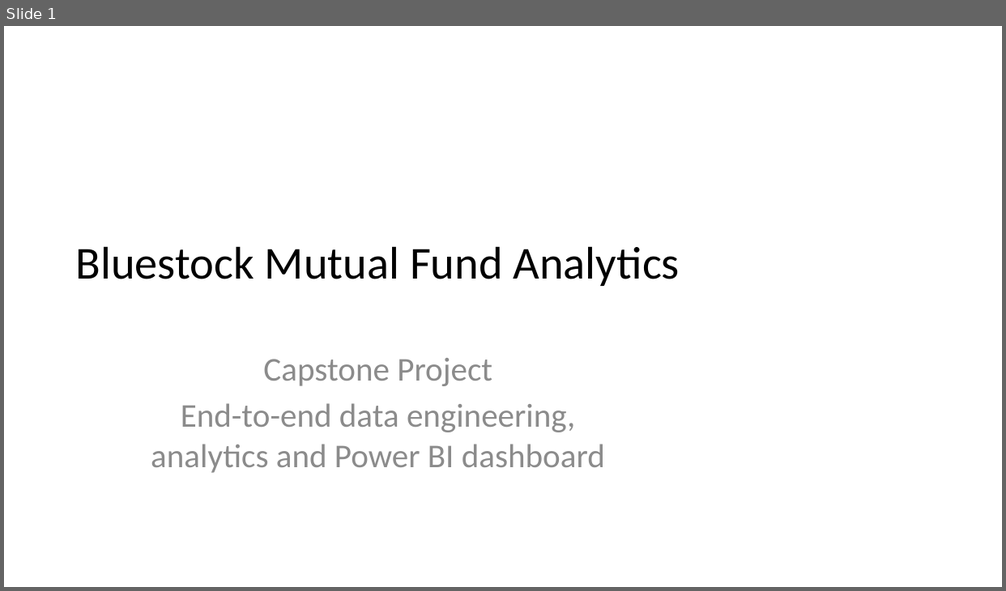
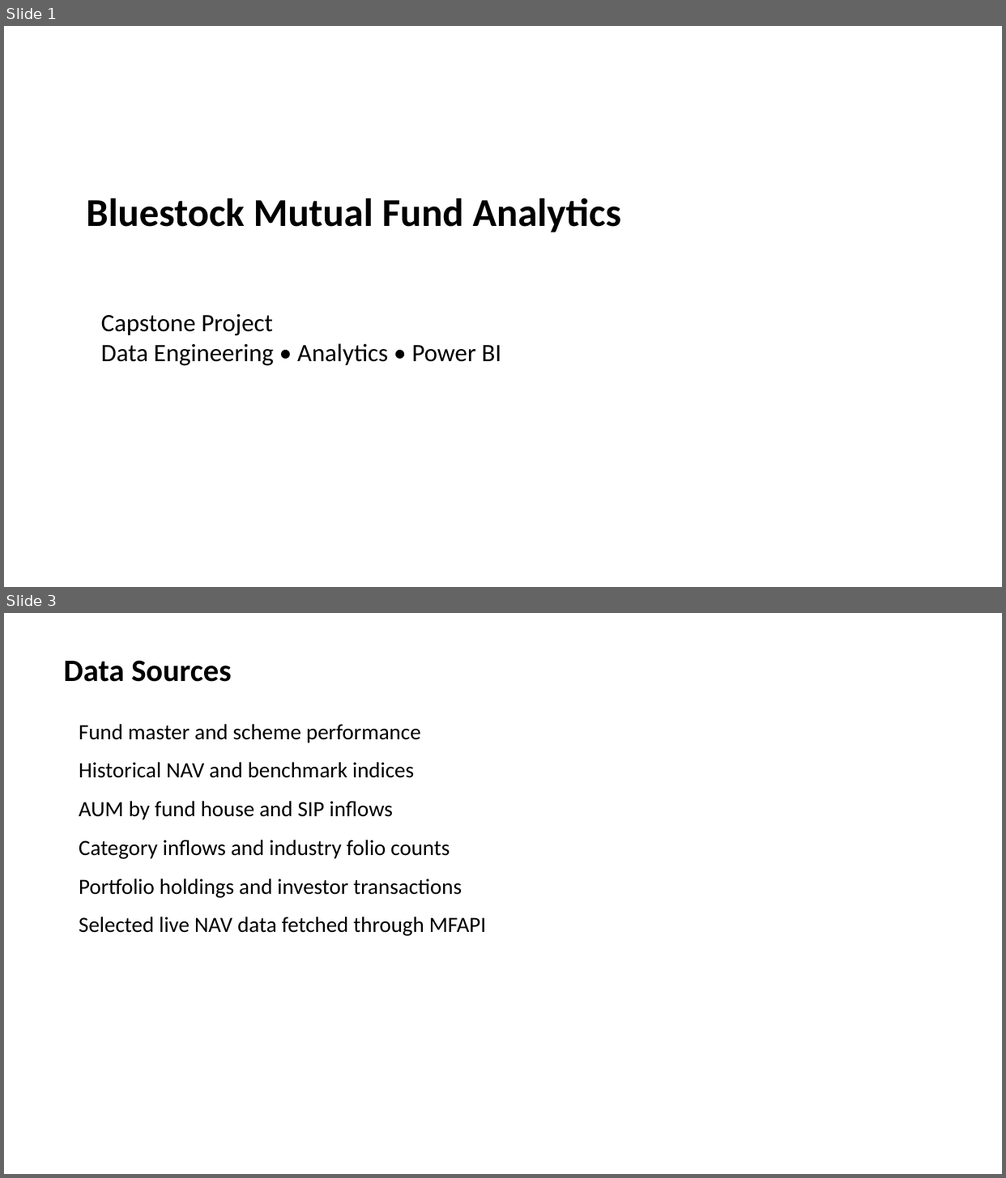
Before and after one commit to farhandev-20/mutual-fund-analytics, a slide deck: reports/Presentation.pptx. Shown one above the other, each under a label of ours: slide 1 before the commit, slides 1 and 3 after it; the slides between them are not shown. The pictures are 1006x591 and 1006x1178 pixels, drawn with LibreOffice and Linux fonts; fonts in the diff are those of the drawing. Boxes give left, top, right and bottom in pixels: in the first picture for what was removed or moved away, otherwise in the second. Text is boxed around its words. In the diff, an @@ line names an element or a change of style, - is before the commit and + after.

Commit message:
Final: Complete Bluestock MF Capstone

```diff
--- a/reports/Presentation.pptx
+++ b/reports/Presentation.pptx
@@ slide 3 added at [4, 613, 1002, 1174], background #FFFFFF @@
@@ text added at [64, 660, 231, 682], 30 pt, text #000000, bold @@
+Data Sources
@@ text added at [79, 724, 486, 936], 21 pt, text #000000 @@
+Fund master and scheme performance
+Historical NAV and benchmark indices
+AUM by fund house and SIP inflows
+Category inflows and industry folio counts
+Portfolio holdings and investor transactions
+Selected live NAV data fetched through MFAPI
@@ slide 1 changed as well @@
@@ text "Bluestock Mutual Fund Analytics": place and size @@
-text "Bluestock Mutual Fund Analytics" at [76, 246, 680, 286]
+text "Bluestock Mutual Fund Analytics" at [86, 198, 621, 233]
@@ text "Bluestock Mutual Fund Analytics" at [86, 198, 621, 233]: size 44 to 38 pt, bold on; alignment centre to left; vertical alignment middle to top @@
@@ text at [101, 314, 501, 366]: text changed; size 32 to 24 pt; text colour #8C8C8C to #000000 @@
-Capstone Project
-End-to-end data engineering, analytics and Power BI dashboard
+Capstone Project
+Data Engineering • Analytics • Power BI
```
Also in this commit, not shown: 10 other slides added, 9 slides removed, 17 other files.
